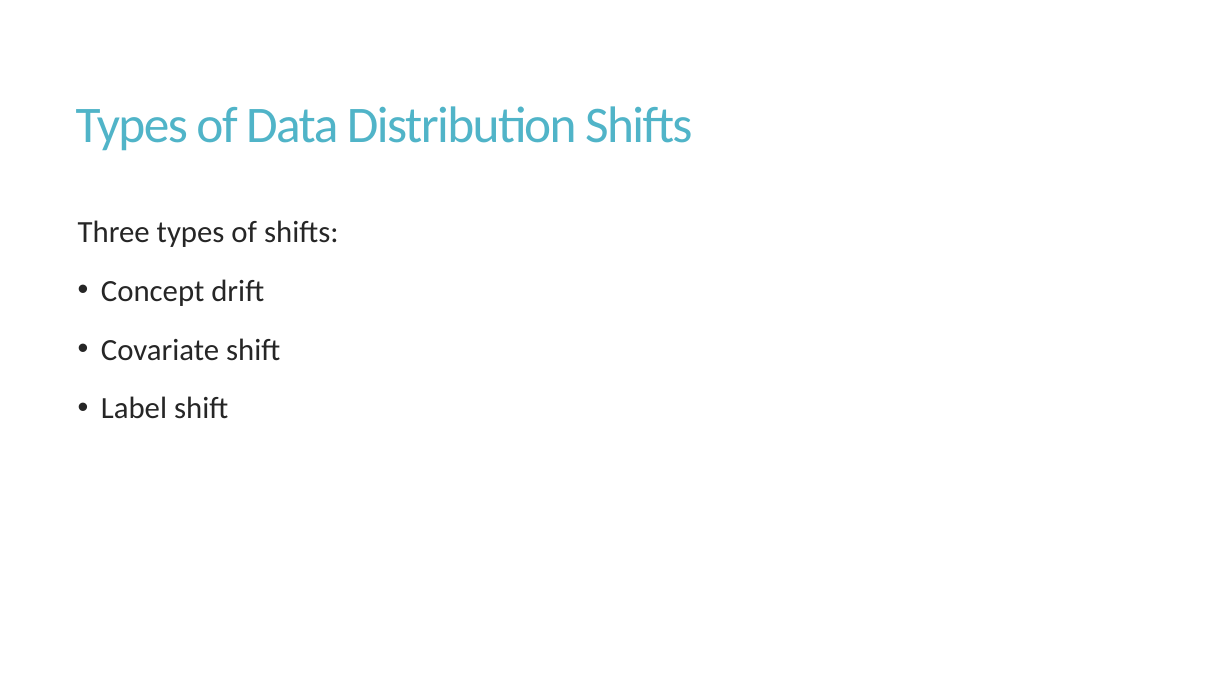
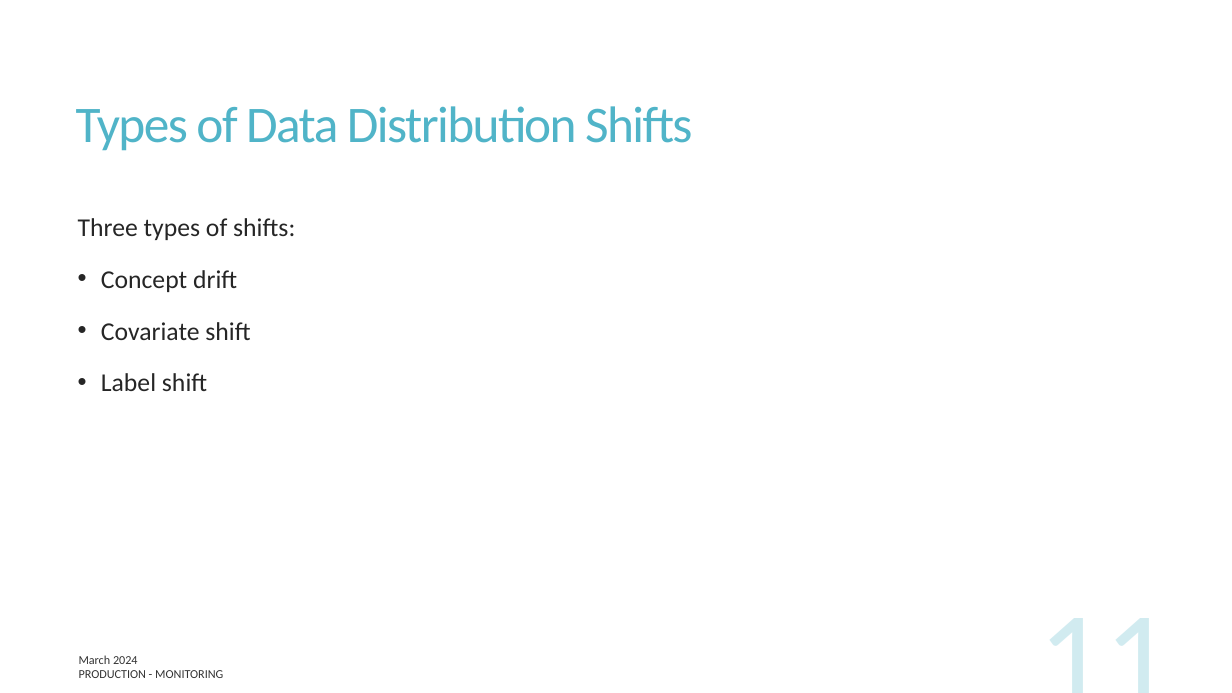
Before and after one commit to UofT-DSI/production, a slide deck: slide 11 of docs/part_7/production_7.pptx (slide 9 before the commit). Drawn at 1232x693 pixels with LibreOffice and Linux fonts; fonts in the diff are those of the drawing; grey boxes stand for pictures. Boxes give left, top, right and bottom in pixels: in the first picture for what was removed or moved away, otherwise in the second. Text is boxed around its words. In the diff, an @@ line names an element or a change of style, - is before the commit and + after.

```diff
--- a/docs/part_7/production_7.pptx
+++ b/docs/part_7/production_7.pptx
@@ text "Three types of shifts:" at (78, 218, 295, 391): size 24 to 20 pt @@
@@ page number added at (885, 594, 1181, 693), 103 pt, text #50B4C8 at 25% opacity @@
+11
@@ text added at (79, 655, 138, 664), 9.5 pt, text #000000 at 80% opacity @@
+March 2024
@@ text added at (79, 670, 223, 678), 9.5 pt, text #000000 at 80% opacity @@
+PRODUCTION - MONITORING
```
Also in this commit, not shown: 12 other slides changed, 8 slides added, 5 other files.
